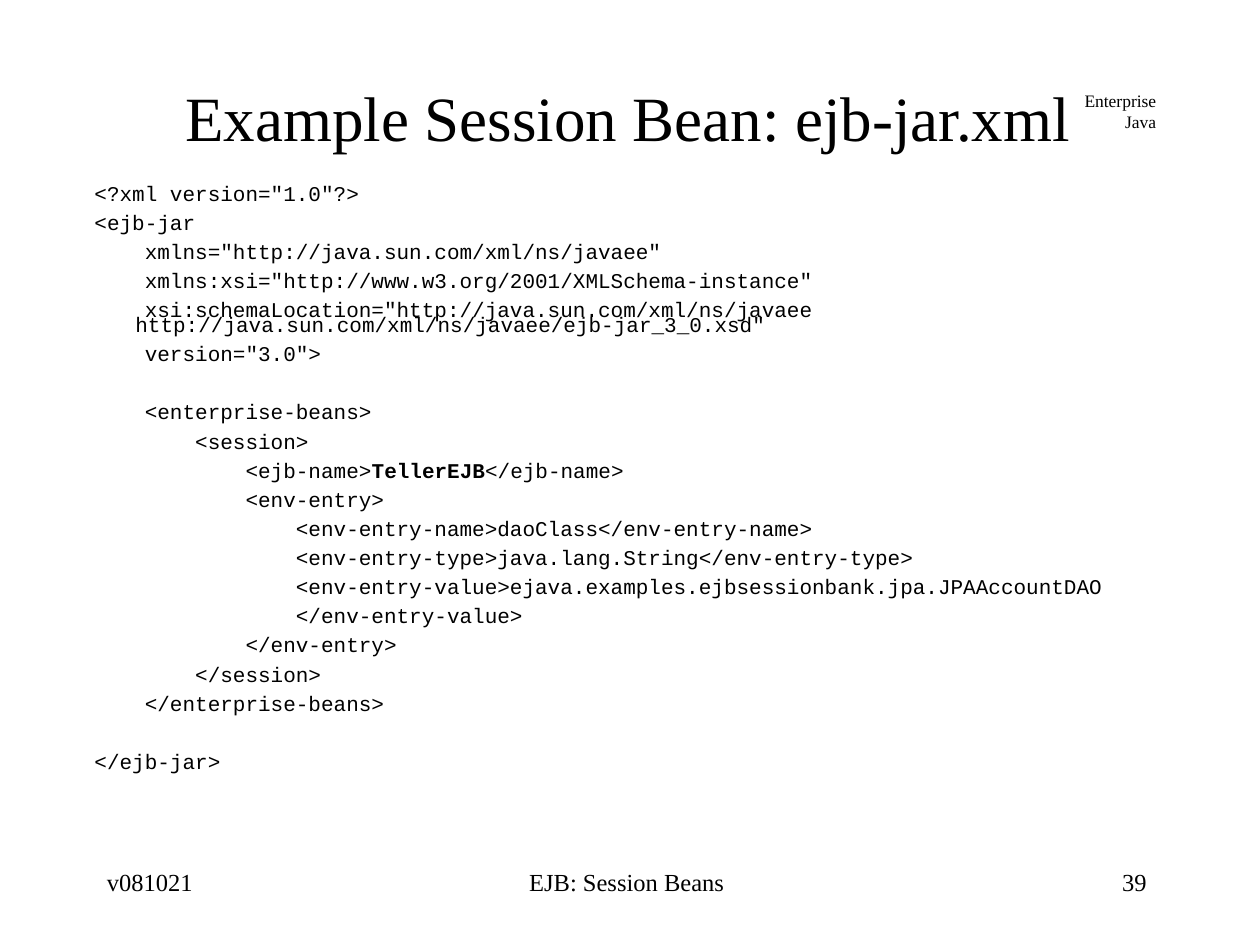
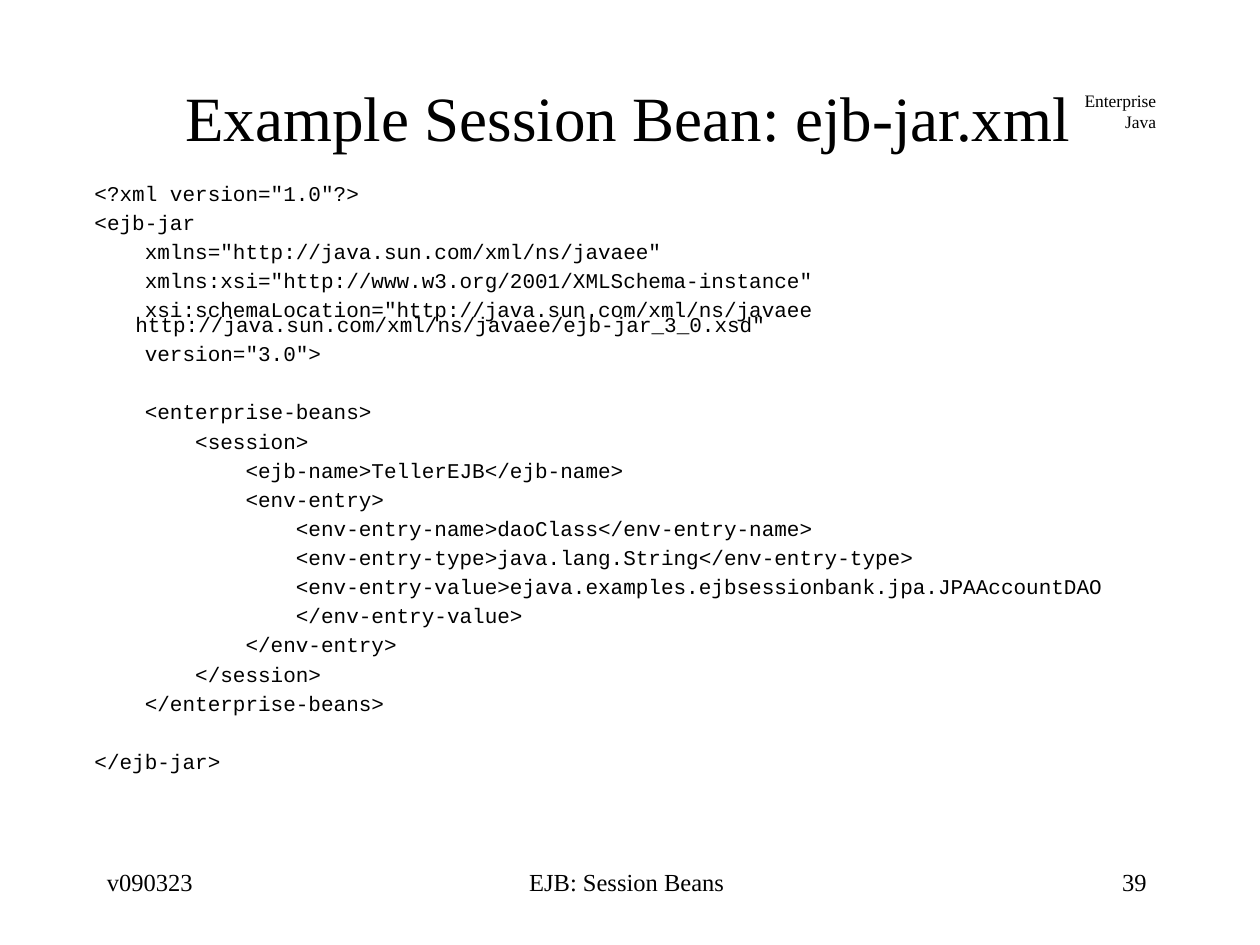
Before and after one commit to jcstaff/ejava-javaee, a slide deck: slide 39 of ejbsessionBank/src/site/resources/lectures/ejbSession.ppt. Drawn at 1260x945 pixels with LibreOffice and Linux fonts; fonts in the diff are those of the drawing. Boxes give left, top, right and bottom in pixels: in the first picture for what was removed or moved away, otherwise in the second. Text is boxed around its words. In the diff, an @@ line names an element or a change of style, - is before the commit and + after.

```diff
--- a/ejbsessionBank/src/site/resources/lectures/ejbSession.ppt
+++ b/ejbsessionBank/src/site/resources/lectures/ejbSession.ppt
@@ text at bbox=[246, 463, 624, 483]: bold off in "<ejb-name>TellerEJB</ejb-name>" @@
@@ text at bbox=[107, 874, 193, 892]: text changed @@
-v081021
+v090323
```
Also in this commit, not shown: 74 other slides changed, 2 other files.
